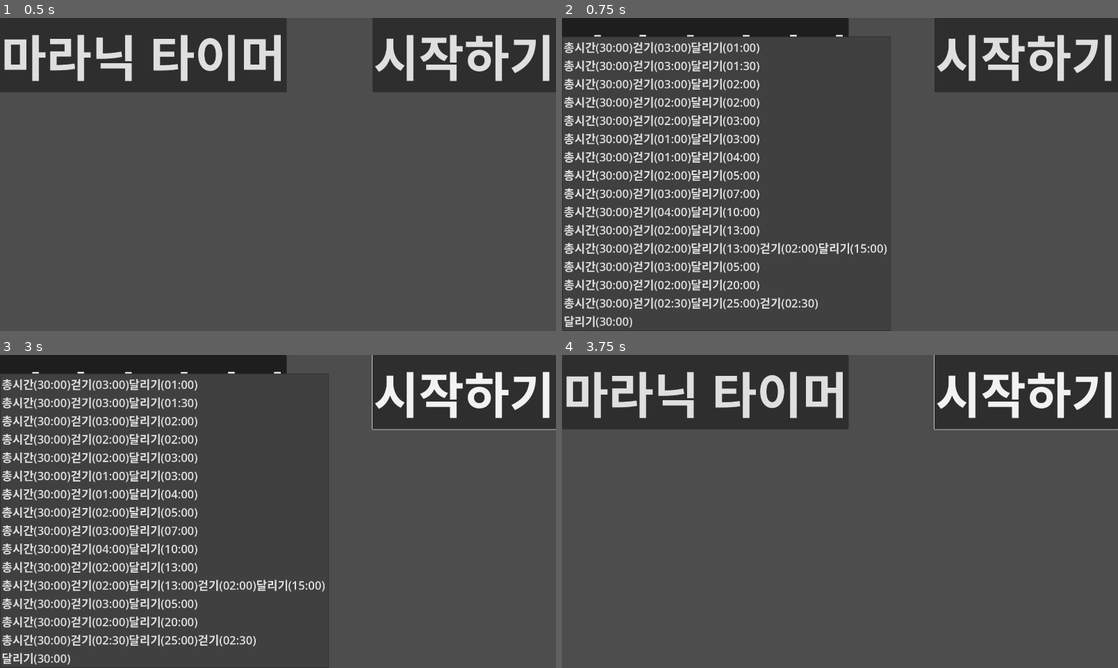
Above: before the commit, frames 1-4 (two rows, left to right).
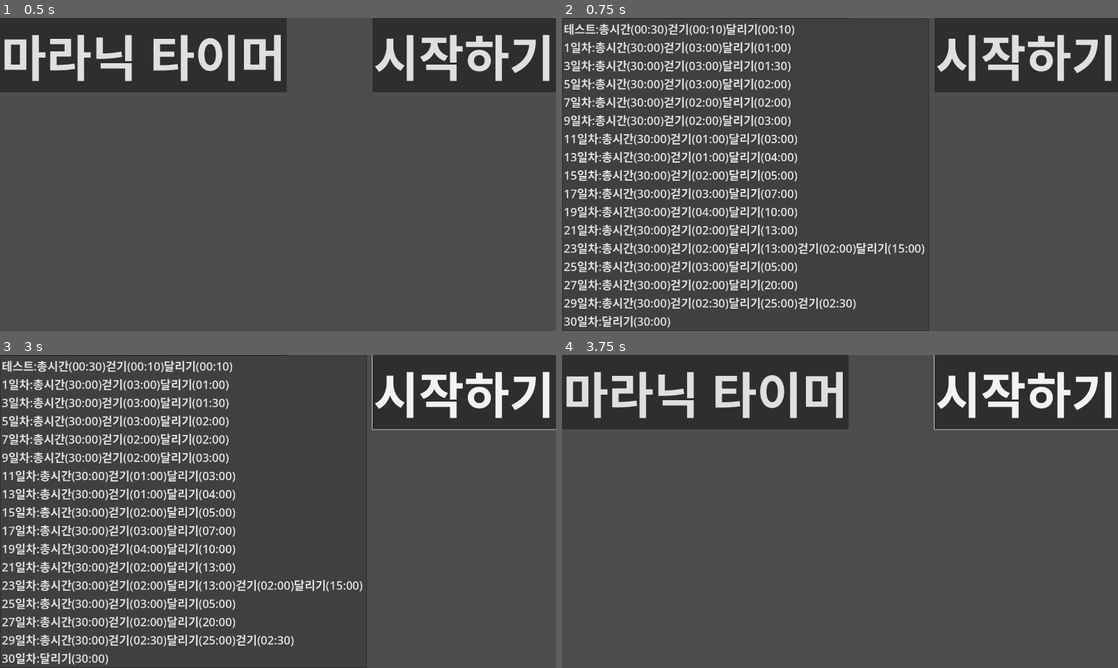
Above: after the commit, the same moments.

Repository: kasworld/maranic
Game: Godot game, scene res://main.tscn
Same seed, same stepped clock (60 frames per second), same inputs: the game is played once before the commit and once after it.
Inputs:
- Up to frame 1 (0.5 s): no input
- Up to frame 2 (0.75 s): click "마라닉 타이머" at 0.5 s
- Up to frame 3 (3 s): click "시작하기" at 1.25 s; click "시작하기" at 2 s; click "마라닉 타이머" at 2.75 s
- Up to frame 4 (3.75 s): click "마라닉 타이머" at 3.5 s

Frame 1 is identical in both runs. In frame 2, 16% of the frame differs, in the area x 0-66%, y 0-100%; in frame 3, 16%; in frame 4, nothing differs.
Error before the commit: Invalid access of index '0' on a base object of type: 'PackedStringArray'. (res://main.gd:31)
Error after the commit: Invalid access of index '0' on a base object of type: 'PackedStringArray'. (res://main.gd:30)

Commit message:
add work title

Diff:
--- a/main.gd
+++ b/main.gd
@@ -5,27 +5,26 @@
 var workScene = preload("res://work_container.tscn")
 
 var programs = [
-	#총시간초,걷기초,달리기초
-#	[ ["총시간",60*30], ["걷기", 10*1  ], ["달리기", 10*1  ] ],
-	[ ["총시간",60*30], ["걷기", 60*3  ], ["달리기", 60*1  ] ],
-	[ ["총시간",60*30], ["걷기", 60*3  ], ["달리기", 60*1.5] ],
-	[ ["총시간",60*30], ["걷기", 60*3  ], ["달리기", 60*2  ] ],
-	[ ["총시간",60*30], ["걷기", 60*2  ], ["달리기", 60*2  ] ],
-	[ ["총시간",60*30], ["걷기", 60*2  ], ["달리기", 60*3  ] ],
-	[ ["총시간",60*30], ["걷기", 60*1  ], ["달리기", 60*3  ] ],
-	[ ["총시간",60*30], ["걷기", 60*1  ], ["달리기", 60*4  ] ],
-	[ ["총시간",60*30], ["걷기", 60*2  ], ["달리기", 60*5  ] ],
-	[ ["총시간",60*30], ["걷기", 60*3  ], ["달리기", 60*7  ] ],
-	[ ["총시간",60*30], ["걷기", 60*4  ], ["달리기", 60*10 ] ],
-	[ ["총시간",60*30], ["걷기", 60*2  ], ["달리기", 60*13 ] ],
-	[ ["총시간",60*30], ["걷기", 60*2  ], ["달리기", 60*13 ], ["걷기", 60*2  ], ["달리기", 60*15 ] ],
-	[ ["총시간",60*30], ["걷기", 60*3  ], ["달리기", 60*5  ] ],
-	[ ["총시간",60*30], ["걷기", 60*2  ], ["달리기", 60*20 ] ],
-	[ ["총시간",60*30], ["걷기", 60*2.5], ["달리기", 60*25 ], ["걷기", 60*2.5] ],
-	[ ["달리기",60*30] ],
+	# 이름,총시간초,걷기초,달리기초
+	[ "테스트", ["총시간",30*1 ], ["걷기", 10*1  ], ["달리기", 10*1  ] ],
+	[ "1일차",  ["총시간",60*30], ["걷기", 60*3  ], ["달리기", 60*1  ] ],
+	[ "3일차",  ["총시간",60*30], ["걷기", 60*3  ], ["달리기", 60*1.5] ],
+	[ "5일차",  ["총시간",60*30], ["걷기", 60*3  ], ["달리기", 60*2  ] ],
+	[ "7일차",  ["총시간",60*30], ["걷기", 60*2  ], ["달리기", 60*2  ] ],
+	[ "9일차",  ["총시간",60*30], ["걷기", 60*2  ], ["달리기", 60*3  ] ],
+	[ "11일차", ["총시간",60*30], ["걷기", 60*1  ], ["달리기", 60*3  ] ],
+	[ "13일차", ["총시간",60*30], ["걷기", 60*1  ], ["달리기", 60*4  ] ],
+	[ "15일차", ["총시간",60*30], ["걷기", 60*2  ], ["달리기", 60*5  ] ],
+	[ "17일차", ["총시간",60*30], ["걷기", 60*3  ], ["달리기", 60*7  ] ],
+	[ "19일차", ["총시간",60*30], ["걷기", 60*4  ], ["달리기", 60*10 ] ],
+	[ "21일차", ["총시간",60*30], ["걷기", 60*2  ], ["달리기", 60*13 ] ],
+	[ "23일차", ["총시간",60*30], ["걷기", 60*2  ], ["달리기", 60*13 ], ["걷기", 60*2  ], ["달리기", 60*15 ] ],
+	[ "25일차", ["총시간",60*30], ["걷기", 60*3  ], ["달리기", 60*5  ] ],
+	[ "27일차", ["총시간",60*30], ["걷기", 60*2  ], ["달리기", 60*20 ] ],
+	[ "29일차", ["총시간",60*30], ["걷기", 60*2.5], ["달리기", 60*25 ], ["걷기", 60*2.5] ],
+	[ "30일차", ["달리기",60*30] ],
 ]
 
-# tts
 
 var voices = DisplayServer.tts_get_voices_for_language("ko")
 var voice_id = voices[0]
@@ -56,8 +55,8 @@
 	return "%02d:%02d" %[ sec/60,sec % 60]
 
 func program2text(i):
-	var data = programs[i]
-	var rtn = ""
+	var data = programs[i].duplicate()
+	var rtn = "%s:" % [ data.pop_front() ]
 	for j in range(len(data)):
 		rtn += "%s(%s)" % [ data[j][0], second2text(data[j][1]) ]
 	return rtn
@@ -105,7 +104,9 @@
 	if sel ==-1 :
 		return
 
-	var selData =programs[sel]
+	var selData = programs[sel].duplicate()
+	var title=selData.pop_front()
+	$VBoxContainer/TitleContainer/MenuButton.text = title
 	makeWorks(len(selData))
 	for i in range(len(selData)):
 		Works[i].setLabelTotalSec( selData[i][0],selData[i][1])
@@ -120,12 +121,10 @@
 		if Works[0].remainSec<=0:
 			resetTime()
 		$VBoxContainer/TitleContainer/StartButton.text = "멈추기"
-		Text2Speech("시작합니다.")
-#		Text2Speech("start main work")
+		Text2Speech("%s를 시작합니다." % [ $VBoxContainer/TitleContainer/MenuButton.text ])
 		$Timer.start()
 	else:
 		$VBoxContainer/TitleContainer/StartButton.text = "시작하기"
-		Text2Speech("멈춥니다.")
-#		Text2Speech("end main work")
+		Text2Speech("%s를 멈춥니다." % [ $VBoxContainer/TitleContainer/MenuButton.text ])
 		$Timer.stop()
 	buttonsDisable(button_pressed)
